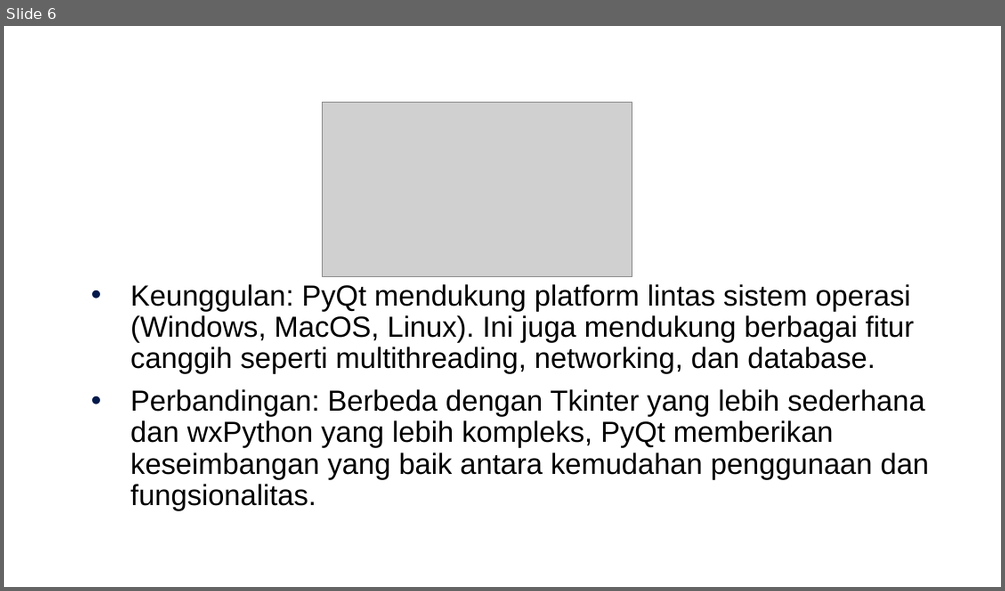
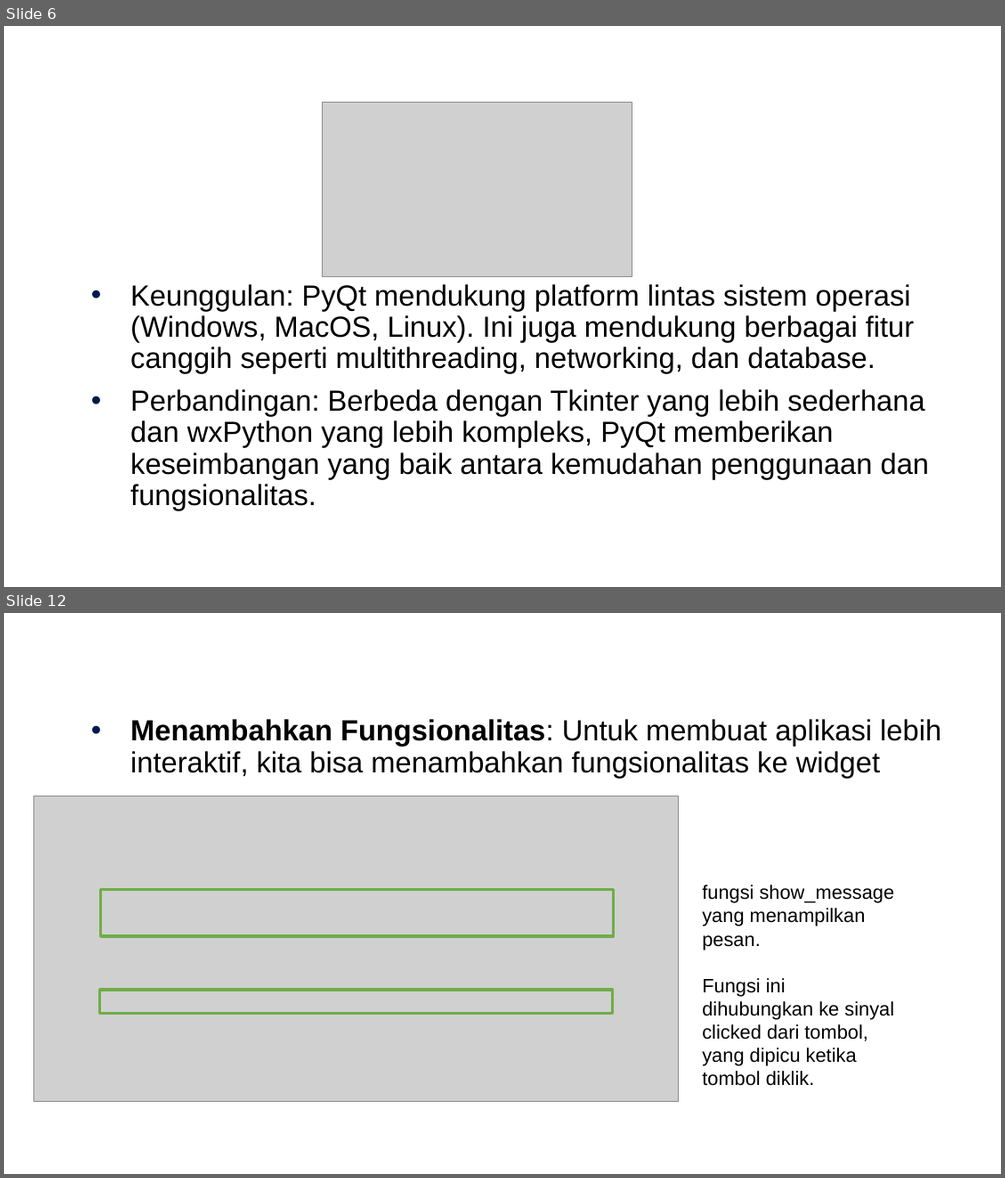
Before and after one commit to arifsetwn/modul_python_pbo, a slide deck: Bab 8 - PyQt.pptx. Shown one above the other, each under a label of ours: slide 6 before the commit, slides 6 and 12 after it; the slides between them are not shown. The pictures are 1005x591 and 1005x1178 pixels, drawn with LibreOffice and Linux fonts; fonts in the diff are those of the drawing; grey boxes stand for pictures; background and template pictures are left out. Boxes give left, top, right and bottom in pixels: in the first picture for what was removed or moved away, otherwise in the second. Text is boxed around its words. In the diff, an @@ line names an element or a change of style, - is before the commit and + after.

```diff
--- a/Bab 8 - PyQt.pptx
+++ b/Bab 8 - PyQt.pptx
@@ slide 12 added at <box>4,613,1001,1174</box>, background #FFFFFF @@
@@ text added at <box>130,719,941,778</box>, 21 pt, text #000000 @@
+• Menambahkan Fungsionalitas: Untuk membuat aplikasi lebih interaktif, kita bisa menambahkan fungsionalitas ke widget
@@ picture added at <box>34,795,678,1102</box> @@
@@ rectangle added at <box>101,889,613,936</box>, outline #70AD47 2 pt @@
@@ text added at <box>702,884,895,1086</box>, 14 pt, text #000000 @@
+fungsi show_message yang menampilkan pesan.
+Fungsi ini dihubungkan ke sinyal clicked dari tombol, yang dipicu ketika tombol diklik.
@@ rectangle added at <box>100,989,612,1013</box>, outline #70AD47 2 pt @@
```
Also in this commit, not shown: 7 other slides added, 1 slide removed, 15 other files.
